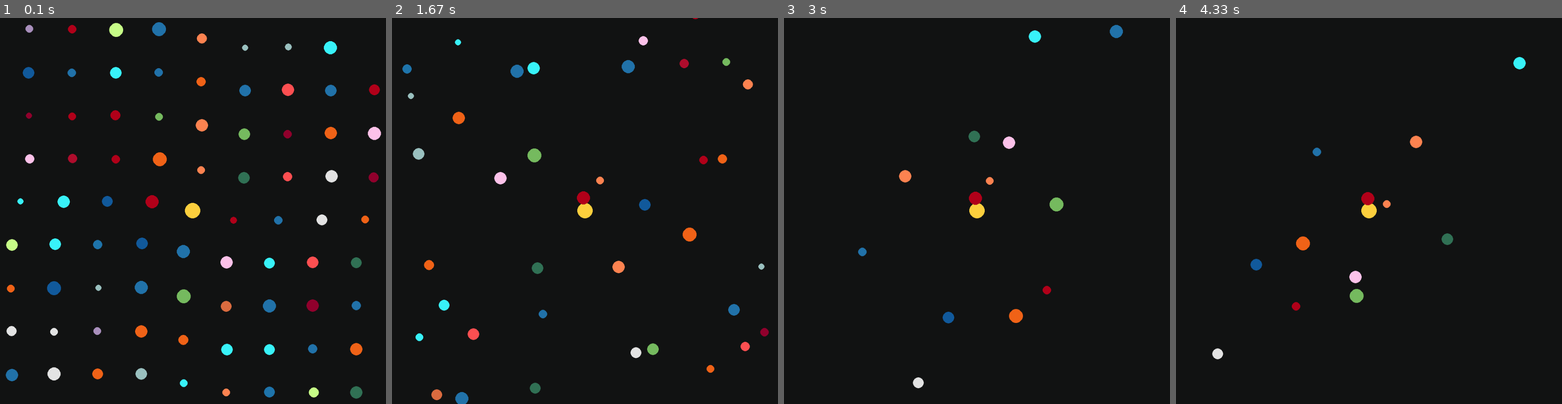
Above: before the commit, frames 1-4 (left to right).
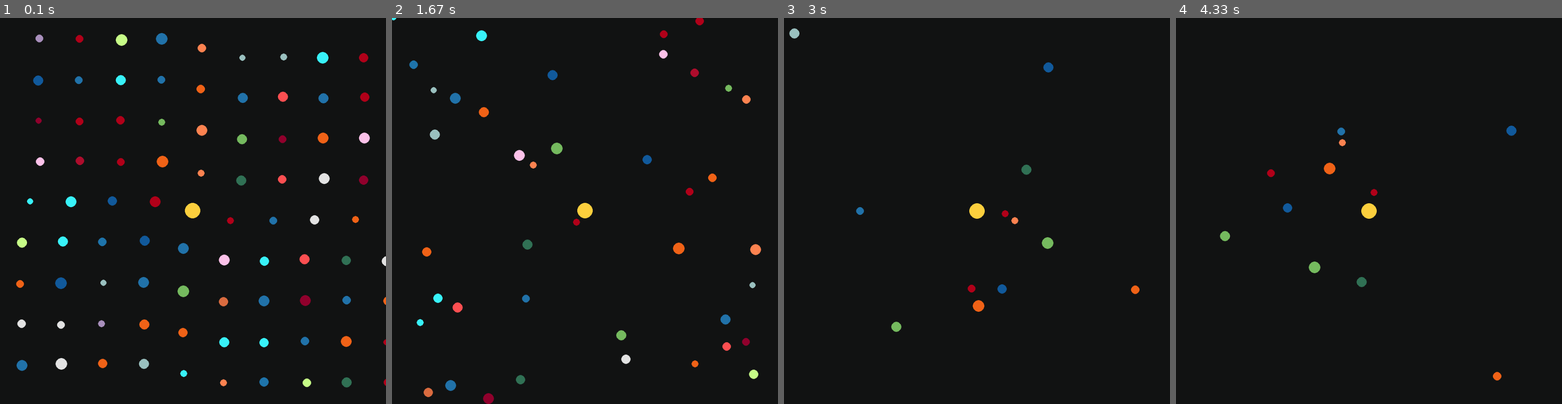
Above: after the commit, the same moments.

Repository: jmottster/newton
Game: pygame game, started from main.py
The game is run twice, just before and just after one commit, with the same random seed, the same clock (stepped at 60 frames per second) and the same inputs.
Inputs:
- Up to frame 1 (0.1 s): no input
- Up to frame 2 (1.67 s): no input
- Up to frame 3 (3 s): no input
- Up to frame 4 (4.33 s): no input

The runs differ from the first frame. In frame 1, 7.4% of the frame differs, in the area x 1-100%, y 1-99%; in frame 2, 4.1%; in frame 3, 1.6%; in frame 4, 1.4%.

Commit message:
Added functionality that allows center blob to swallow blobs that cross collision boundry

Diff:
--- a/globals.py
+++ b/globals.py
@@ -31,16 +31,17 @@
 # jet grey (43, 44, 40)
 
 # Vars for creating blobs somewhat randomly
-NUM_BLOBS = 80
+NUM_BLOBS = 90
 MIN_RADIUS = 8
-MAX_RADIUS = 18
-MIN_VELOCITY = 24.783 * 600
-MAX_VELOCITY = 28.783 * 600
+MAX_RADIUS = 15
+MIN_VELOCITY = 25.783 * 550
+MAX_VELOCITY = 27.783 * 650
 MIN_MASS = 3.30 * 10**23 / 0.75  # currently set with 75% of mass of Mercury
 MAX_MASS = 5.9742 * 10**24  # currently set with mass of Earth
 CENTER_BLOB_MASS = 2.98892 * 10**29  # currently set with mass of the sun
 CENTER_BLOB_RADIUS = 20
 CENTER_BLOB_COLOR = (255, 210, 63)
+CENTER_BLOB_NAME = "sun"
 
 COLORS = [
     (221, 110, 66),
--- a/main.py
+++ b/main.py
@@ -39,7 +39,14 @@
 
     blobs.append(
         MassiveBlob(
-            "sun", CENTER_BLOB_COLOR, CENTER_BLOB_RADIUS, CENTER_BLOB_MASS, x, y, 0, 0
+            CENTER_BLOB_NAME,
+            CENTER_BLOB_COLOR,
+            CENTER_BLOB_RADIUS,
+            CENTER_BLOB_MASS,
+            x,
+            y,
+            0,
+            0,
         )
     )
 
@@ -129,6 +136,10 @@
 
     # Draw the blobs
     for blob in blobs:
+        # get rid of dead blobs
+        if blob.dead == True:
+            blobs.remove(blob)
+            continue
         x, y = blob.x * SCALE, blob.y * SCALE
         pygame.draw.circle(
             screen,
@@ -138,7 +149,7 @@
         )
         # Uncomment for writting lables on blobs
         # mass_text = font.render(
-        #     f"{blob.mass}",
+        #     f"D{blob.dead}, vx={blob.vx}, vy={blob.vy}",
         #     1,
         #     (255, 255, 255),
         # )
--- a/massive_blob.py
+++ b/massive_blob.py
@@ -73,6 +73,7 @@
         self.ghosty = y
         self.vx = vx  # x velocity per frame
         self.vy = vy  # y velocity per frame
+        self.dead = False
         self.ghosting = False
 
     def advance(self):
@@ -172,13 +173,27 @@
             self.vy = self.vy * 0.995
             blob.vy = blob.vy * 0.995
 
+            # To prevent cling-ons, we have the center blob swallow blobs
+            # that cross the collision boundry too far
+            if self.name == CENTER_BLOB_NAME or blob.name == CENTER_BLOB_NAME:
+                smaller_blob = self
+                if self.name != CENTER_BLOB_NAME:
+                    smaller_blob = blob
+                if abs(dd - d) >= (smaller_blob.scaled_radius * 0.5):
+                    if self.mass > blob.mass:
+                        self.mass += blob.mass
+                        blob.dead = True
+                    else:
+                        blob.mass += self.mass
+                        self.dead = True
+
     def gravitational_pull(self, blob, g):
         dx = blob.x - self.x
         dy = blob.y - self.y
         d = math.sqrt((dx * dx) + (dy * dy))
-        dd = self.scaled_radius + blob.scaled_radius
-
-        if d < self.GRAVITATIONAL_RANGE and d > dd:
+        dd = (self.scaled_radius * 0.90) + blob.scaled_radius
+
+        if d < self.GRAVITATIONAL_RANGE and d >= dd:
             F = g * self.mass * blob.mass / d**2
 
             theta = math.atan2(dy, dx)
Not shown, changed: README.md
